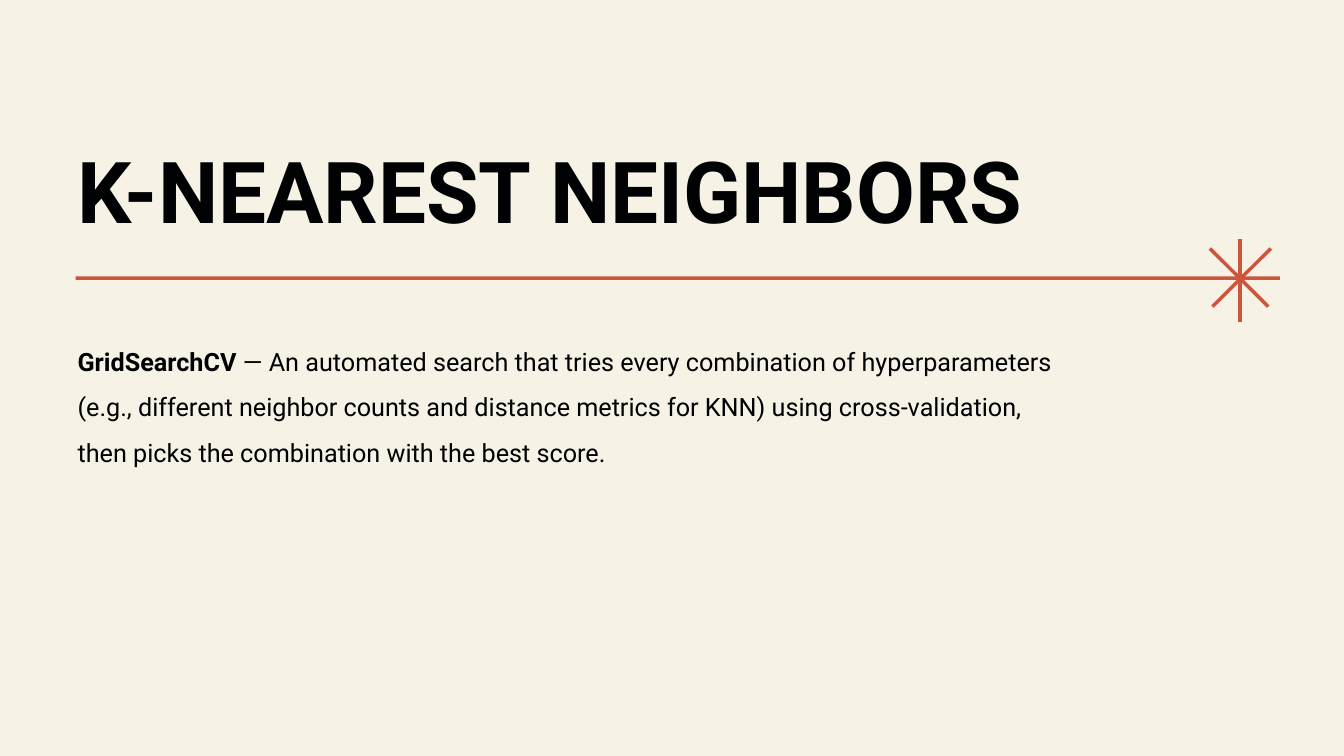
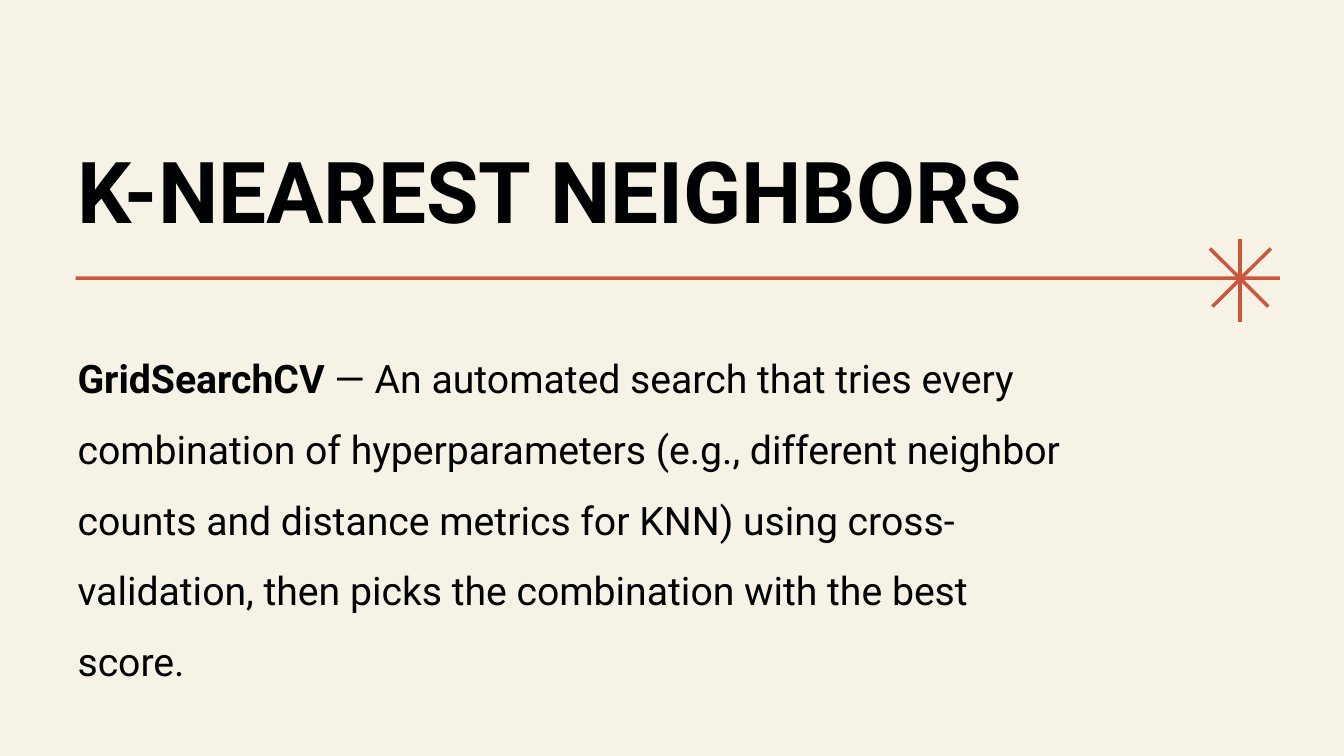
Before and after one commit to cucucumber789-svg/EGT309_T2_Chickenpie, a slide deck: slide 25 of EGT309 Presentation.pptx. Drawn at 1344x756 pixels with LibreOffice and Linux fonts; fonts in the diff are those of the drawing. Boxes give left, top, right and bottom in pixels: in the first picture for what was removed or moved away, otherwise in the second. Text is boxed around its words. In the diff, an @@ line names an element or a change of style, - is before the commit and + after.

```diff
--- a/EGT309 Presentation.pptx
+++ b/EGT309 Presentation.pptx
@@ text "GridSearchCV — An automated search ..." at box(78, 363, 1060, 677): size 18 to 28 pt @@
```
Also in this commit, not shown: 1 other slide changed, 5 slides added, 3 slides removed, 1 other file.
